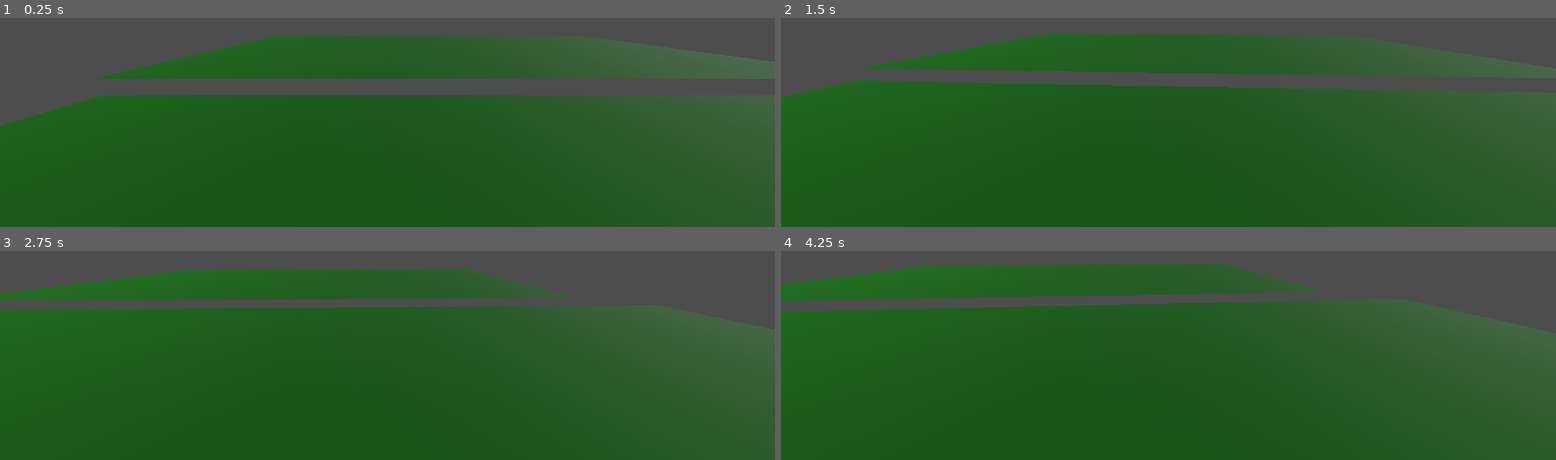
Above: before the commit, frames 1-4 (two rows, left to right).
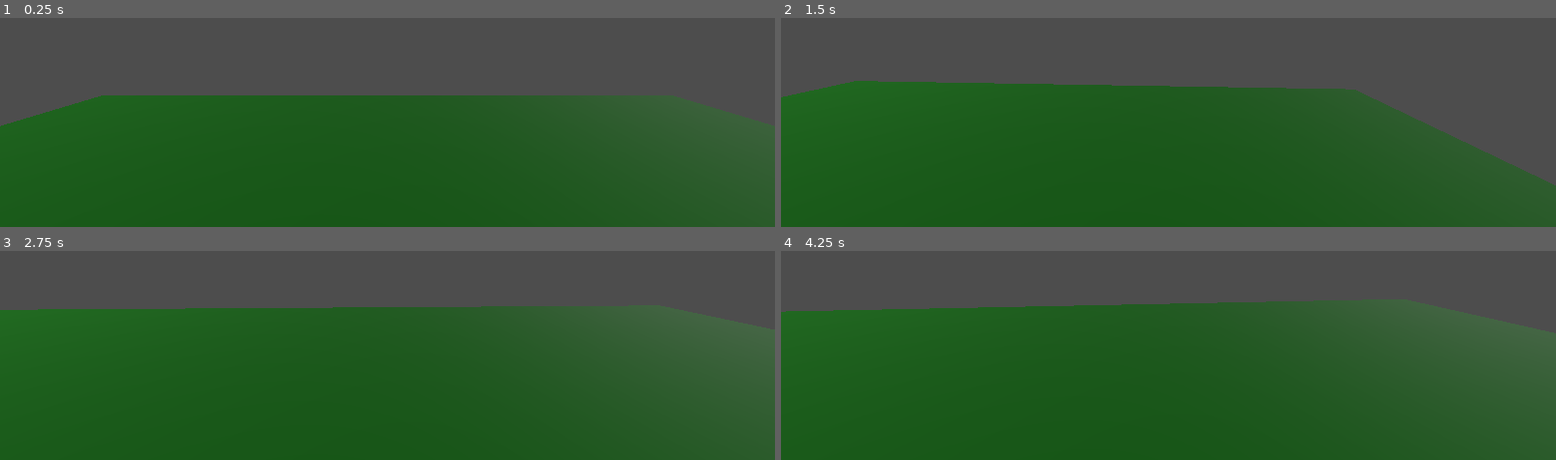
Above: after the commit, the same moments.

Repository: majohannsen/godot-real-world-simulator
Game: Godot game, scene res://main.tscn
The game is run twice, just before and just after one commit, with the same random seed, the same clock (stepped at 60 frames per second) and the same inputs.
Inputs (mouse positions are in pixels of both pictures, inside the frame that each line leads up to):
- Up to frame 1 (0.25 s): no input
- Up to frame 2 (1.5 s): tap Enter (ui_accept) at 0.5, 0.77 s; move the mouse to (outside the picture) at 0.52 s; hold D (right) 0.53-1.28 s; tap W (front) at 0.6 s; click (outside the picture) at 0.67 s; move the mouse to (outside the picture) at 1.27 s; hold S (back) from 1.28 s (still down); tap F at 1.35 s
- Up to frame 3 (2.75 s): tap Enter (ui_accept) at 1.52 s; move the mouse to (outside the picture) at 2.02 s; release S (back) at 2.03 s; hold D (right) from 2.03 s (still down); hold Shift from 2.03 s (still down)
- Up to frame 4 (4.25 s): move the mouse to (outside the picture) at 2.77 s; release Shift at 2.78 s; tap E at 2.85 s; click (outside the picture) at 2.92 s; tap Enter (ui_accept) at 3.02, 3.77 s; move the mouse to (outside the picture) at 3.52 s; release D (right) at 3.53 s; hold A (left) from 3.53 s (still down); tap W (front) at 3.6 s

The runs differ from the first frame. In frame 1, 11% of the frame differs, in the area x 12-100%, y 8-30%; in frame 2, 13%, in the area x 10-100%, y 7-81%; in frame 3, 7.9%; in frame 4, 8.8%.

Commit message:
load chunks dynamically

Diff:
--- a/assets/simple_fpsplayer/Player.gd
+++ b/assets/simple_fpsplayer/Player.gd
@@ -51,7 +51,7 @@
 
 func _physics_process(delta):
 	# log position
-	print("Player position: ",self.transform.origin)
+#	print("Player position: ",self.transform.origin)
 
 	var moving = false
 	# Add the gravity. Pulls value from project settings.
--- a/main.gd
+++ b/main.gd
@@ -12,6 +12,8 @@
 
 @onready var groundSpawner = $GroundSpawner
 @onready var street
+
+var loadedChunks: Array[String] = []
 
 func latLonToCoordsInMeters(lat, lon):
 	return Vector2(
@@ -35,15 +37,22 @@
 	$StreetSpawner.fetchCoordinates(chunk)
 	$HouseSpawner.fetchCoordinates(chunk)
 
+func getCurrentChunk():
+	var currentChunk = Vector2()
+	var gamecoords = $Player.transform.origin
+	# doesnt work right (offset) probably need meter to lat lon
+	var coords = latLonToCoordsInMeters(lat_center, lon_center) + Vector2(gamecoords.x, gamecoords.z)
+	currentChunk.x = round(coords.x/1000)
+	currentChunk.y = round(coords.y/1000)
+	return currentChunk
+
 # Called when the node enters the scene tree for the first time.
 func _ready():
 	setCameraPosition()
-	spawnChunk(Vector2(0,0))
-	spawnChunk(Vector2(0,1))
-	spawnChunk(Vector2(1,0))
-	spawnChunk(Vector2(1,1))
+	print(loadedChunks)
 
-#
-## Called every frame. 'delta' is the elapsed time since the previous frame.
-#func _process(delta):
-#	pass
+# Called every frame. 'delta' is the elapsed time since the previous frame.
+func _process(delta):
+	if loadedChunks.find(str(getCurrentChunk())) == -1:
+		loadedChunks.append(str(getCurrentChunk()))
+		spawnChunk(getCurrentChunk())
Not shown: 2 places in street_shape.tscn that only renumber resources
